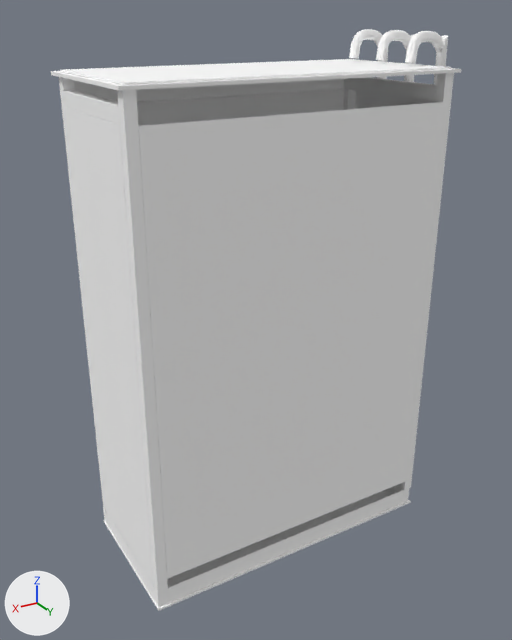
Renders of the OBJ model Assets/models/maps/sewage/power_cabinet_v2/power_cabinet_lod3.obj from each side of a commit.
Rendered twice from a camera (50 mm lens) standing at (82.5, 135.4, 125.2) and looking at (0.2, -1.9, 56.6). Arrows for +X, +Y and +Z are at lower left; the lights stay in place. The older version comes first. Where no turn or scale is listed for an object, it has been applied to the vertices.

In view in the first picture: 'power_cabinet_lod3'.
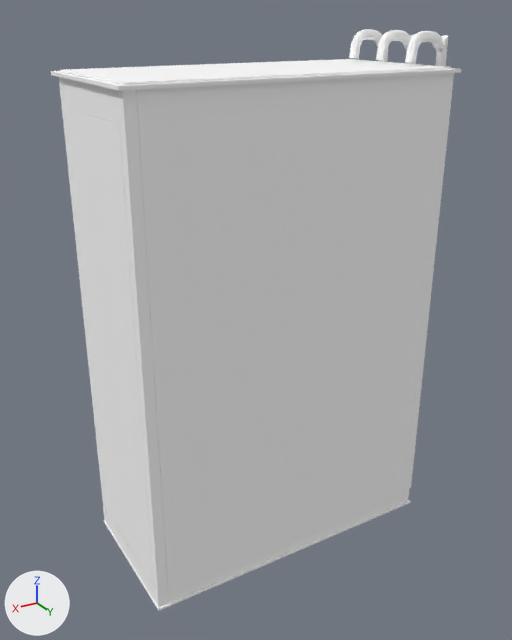
The change, as a diff of the scene's bpy script:
```diff
--- a/Assets/models/maps/sewage/power_cabinet_v2/power_cabinet_lod3.obj.py
+++ b/Assets/models/maps/sewage/power_cabinet_v2/power_cabinet_lod3.obj.py
@@ me_power_cabinet_lod3 @@
 me_power_cabinet_lod3.from_pydata(...)  # 996 vertices, 1832 faces; spans x -42.8..39.0, y -24.7..19.0, z 0.0..122.1
 # used by ob_power_cabinet_lod3; location = (0.0, 0.0, 0.0)
 # before: 45 (-35.5, 15.5, 111.0) at pixel (436, 85), 48 (-38.0, 15.5, 111.0), 50 (-38.0, -15.5, 111.0), 51 (-35.5, -15.5, 111.0)
 # before: 77 (38.0, 15.5, 111.0) at pixel (118, 106), 80 (35.5, 15.5, 111.0), 82 (35.5, -15.5, 111.0) at pixel (75, 90), 83 (38.0, -15.5, 111.0) at pixel (63, 91)
-me_power_cabinet_lod3.vertices[902].co = (-22.1, -23.4, 110.5)
-me_power_cabinet_lod3.vertices[903].co = (-25.6, -23.8, 110.5)
-me_power_cabinet_lod3.vertices[904].co = (-24.4, -24.4, 110.4)
-me_power_cabinet_lod3.vertices[905].co = (-24.0, -23.4, 112.3)
-me_power_cabinet_lod3.vertices[906].co = (-23.1, -22.8, 112.3)
-me_power_cabinet_lod3.vertices[907].co = (-25.2, -22.4, 112.3)
-me_power_cabinet_lod3.vertices[908].co = (-23.0, -21.7, 112.3)
-me_power_cabinet_lod3.vertices[909].co = (-24.2, -21.1, 112.3)
+# me_power_cabinet_lod3 part 1: the loose piece of 8 vertices spanning x -35.5..35.5, y 17.6..18.0, z 8.0..107.8 is scaled about its middle by (1, 1, 1.09), then moved by (0.0, 0.0, 1.6)
+# me_power_cabinet_lod3 part 2
+for i in [45, 48, 50, 51]: me_power_cabinet_lod3.vertices[i].co += Vector((0.0, 0.0, 3.0))
+me_power_cabinet_lod3.vertices[902].co = (-25.6, -23.8, 110.5)
+me_power_cabinet_lod3.vertices[903].co = (-22.1, -23.4, 110.5)
+me_power_cabinet_lod3.vertices[904].co = (-24.0, -23.4, 112.3)
+me_power_cabinet_lod3.vertices[905].co = (-23.1, -22.8, 112.3)
+me_power_cabinet_lod3.vertices[906].co = (-25.2, -22.4, 112.3)
+me_power_cabinet_lod3.vertices[907].co = (-23.0, -21.7, 112.3)
+me_power_cabinet_lod3.vertices[908].co = (-24.2, -21.1, 112.3)
+me_power_cabinet_lod3.vertices[909].co = (-24.4, -24.4, 110.4)
+# me_power_cabinet_lod3 part 3
+for i in [77, 80, 82, 83]: me_power_cabinet_lod3.vertices[i].co += Vector((0.0, 0.0, 3.0))
 me_power_cabinet_lod3.materials.append(mat_power_cabinet)
```

Changed parts and their boxes (x1, y1, x2, y2) in the pictures (512 x 640 px; the box of a moved part takes in the faces that stretch with it):
part 1 of me_power_cabinet_lod3, moved or reshaped
    before: (138, 102, 443, 579)
    after: (136, 73, 446, 589)
part 2 of me_power_cabinet_lod3, moved or reshaped (not visible afterwards)
    before: (349, 77, 437, 101)
part 3 of me_power_cabinet_lod3, moved or reshaped
    before: (64, 90, 120, 125)
    after: (62, 78, 120, 125)
